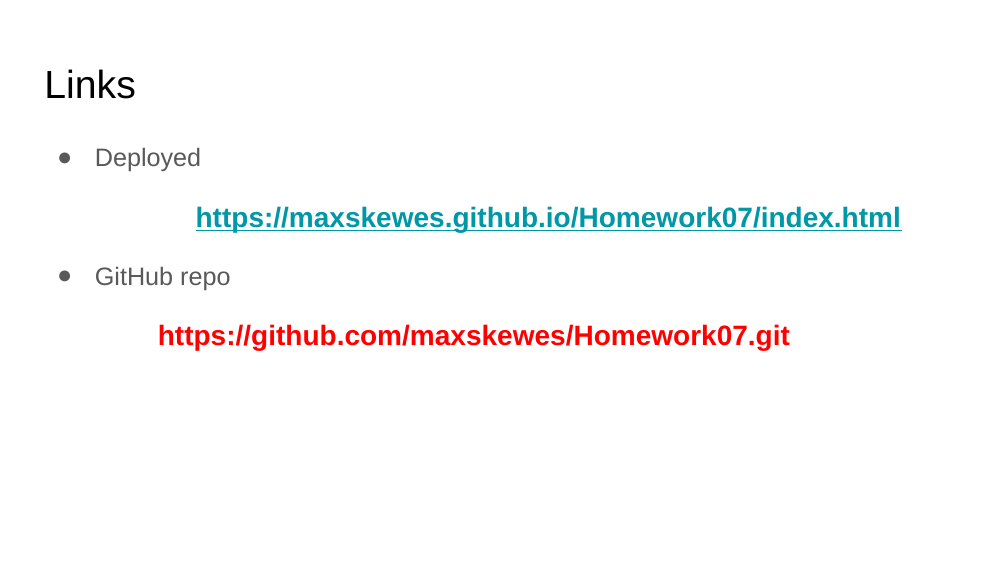
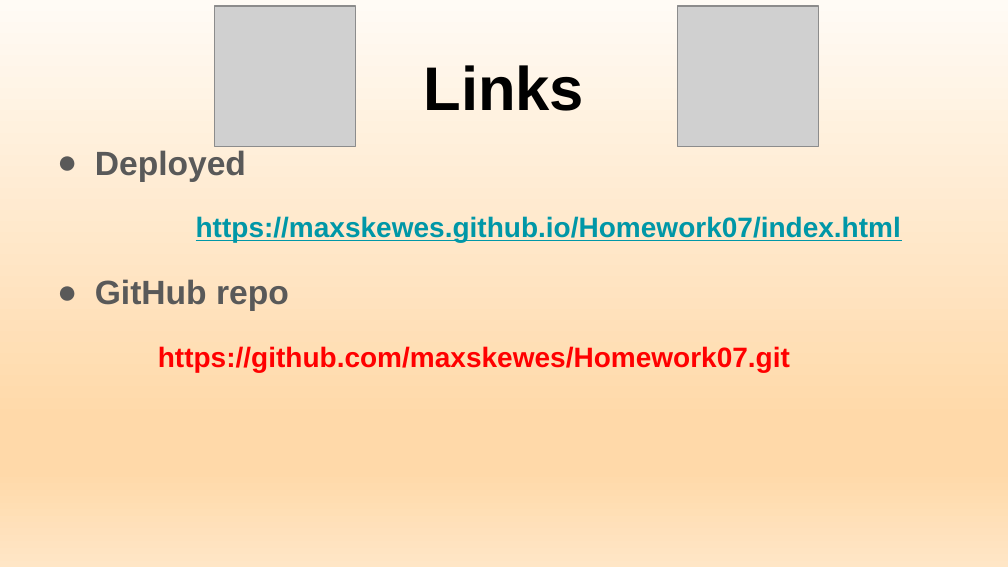
Before and after one commit to alpinelife37/Homework07, a slide deck: slide 7 of Project 1.pptx. Drawn at 1008x567 pixels with LibreOffice and Linux fonts; fonts in the diff are those of the drawing; grey boxes stand for pictures. Boxes give left, top, right and bottom in pixels: in the first picture for what was removed or moved away, otherwise in the second. Text is boxed around its words. In the diff, an @@ line names an element or a change of style, - is before the commit and + after.

```diff
--- a/Project 1.pptx
+++ b/Project 1.pptx
@@ background #FFFFFF to gradient #FFFBF5 to #FFD9A9 to #FFE6C6 @@
@@ picture added at box(215, 6, 355, 146) @@
@@ picture added at box(678, 6, 818, 146) @@
@@ title "Links": place and size @@
-title "Links" at box(44, 69, 135, 99)
+title "Links" at box(423, 65, 584, 111)
@@ title "Links" at box(423, 65, 584, 111): size 28 to 44 pt, bold on; alignment left to centre @@
@@ text at box(95, 150, 289, 311): size 18 to 24 pt, bold on in "Deployed", "GitHub repo" @@
```
Also in this commit, not shown: 4 other slides changed, 2 slides added, 2 slides removed.
